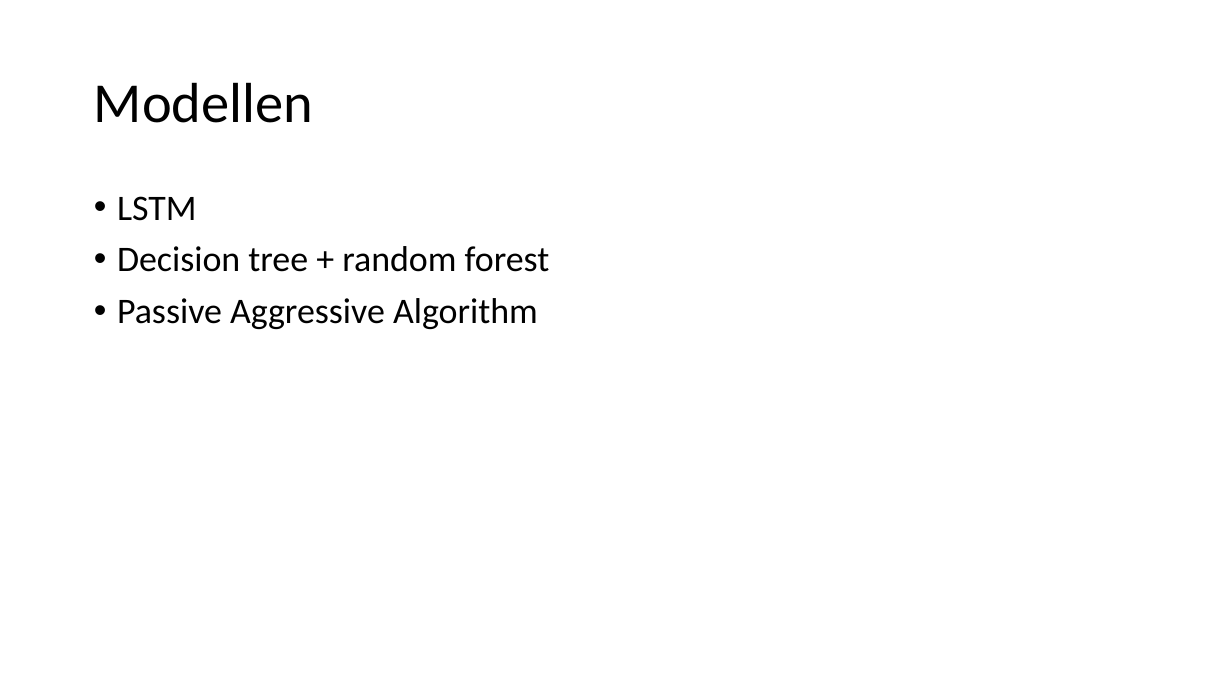
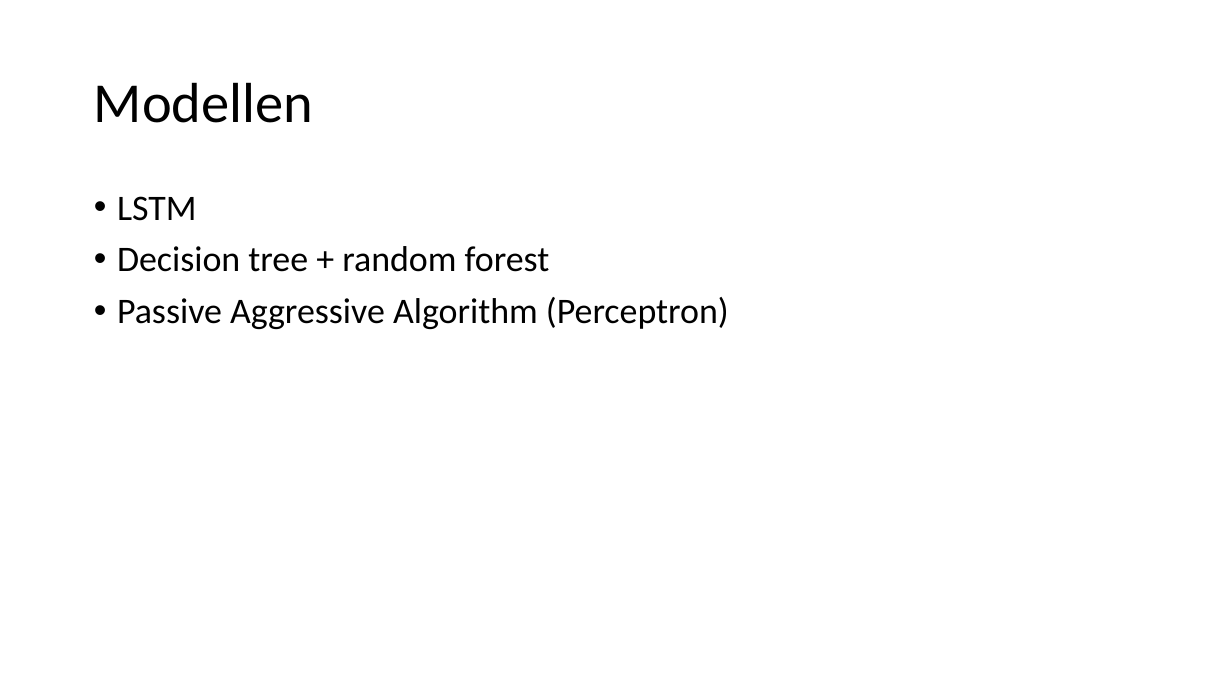
Before and after one commit to TooCools/Masterproef, a slide deck: slide 9 of Real-Time Cadansaanpassing in een Automatische Fietstransmissie.pptx (slide 7 before the commit). Drawn at 1232x693 pixels with LibreOffice and Linux fonts; fonts in the diff are those of the drawing. Boxes give left, top, right and bottom in pixels: in the first picture for what was removed or moved away, otherwise in the second. Text is boxed around its words. In the diff, an @@ line names an element or a change of style, - is before the commit and + after.

```diff
--- a/Real-Time Cadansaanpassing in een Automatische Fietstransmissie.pptx
+++ b/Real-Time Cadansaanpassing in een Automatische Fietstransmissie.pptx
@@ text at [117,297,729,329]: text changed @@
-• Passive Aggressive Algorithm
+• Passive Aggressive Algorithm (Perceptron)
```
Also in this commit, not shown: 4 other slides changed, 2 slides added.
